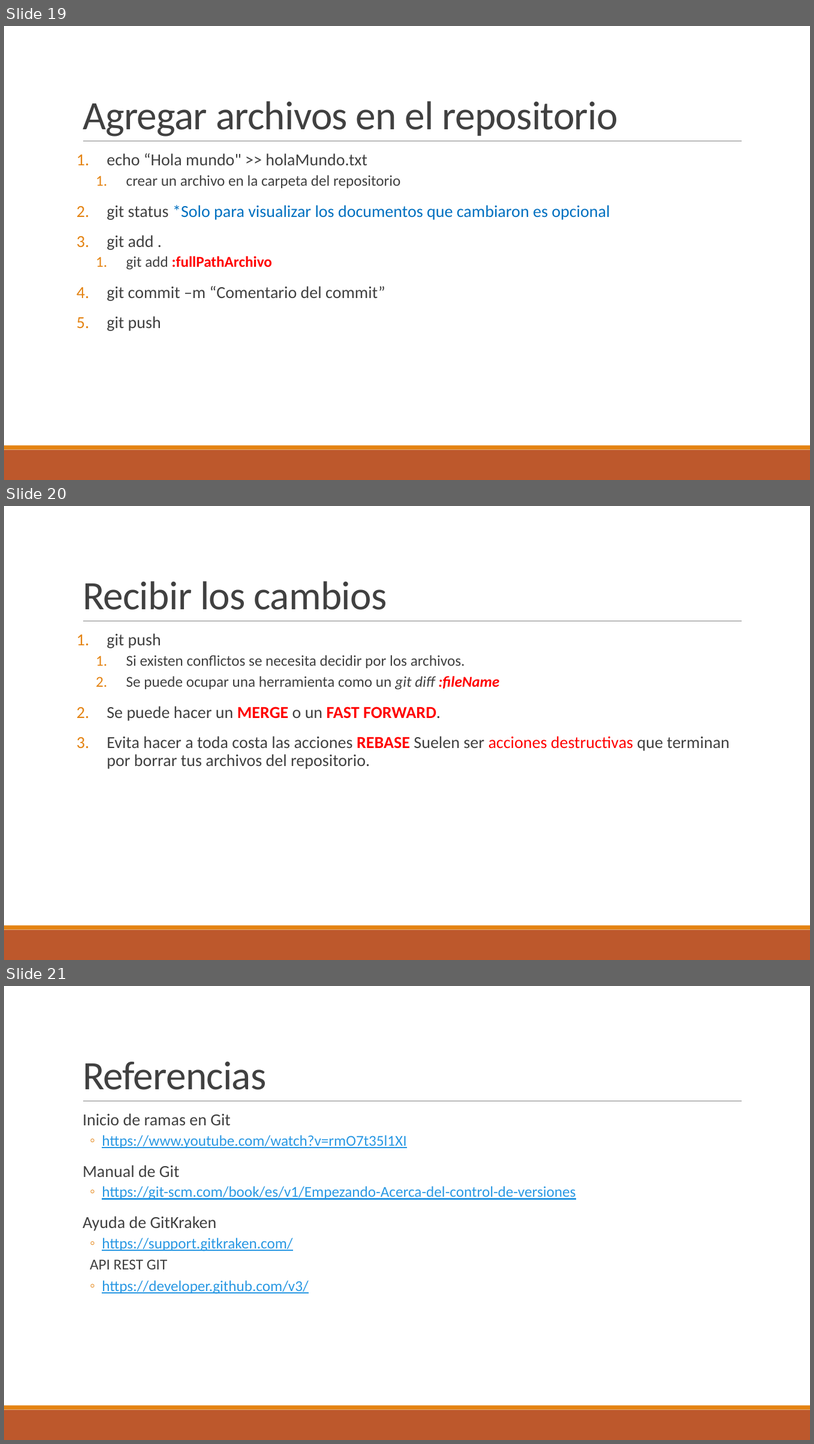
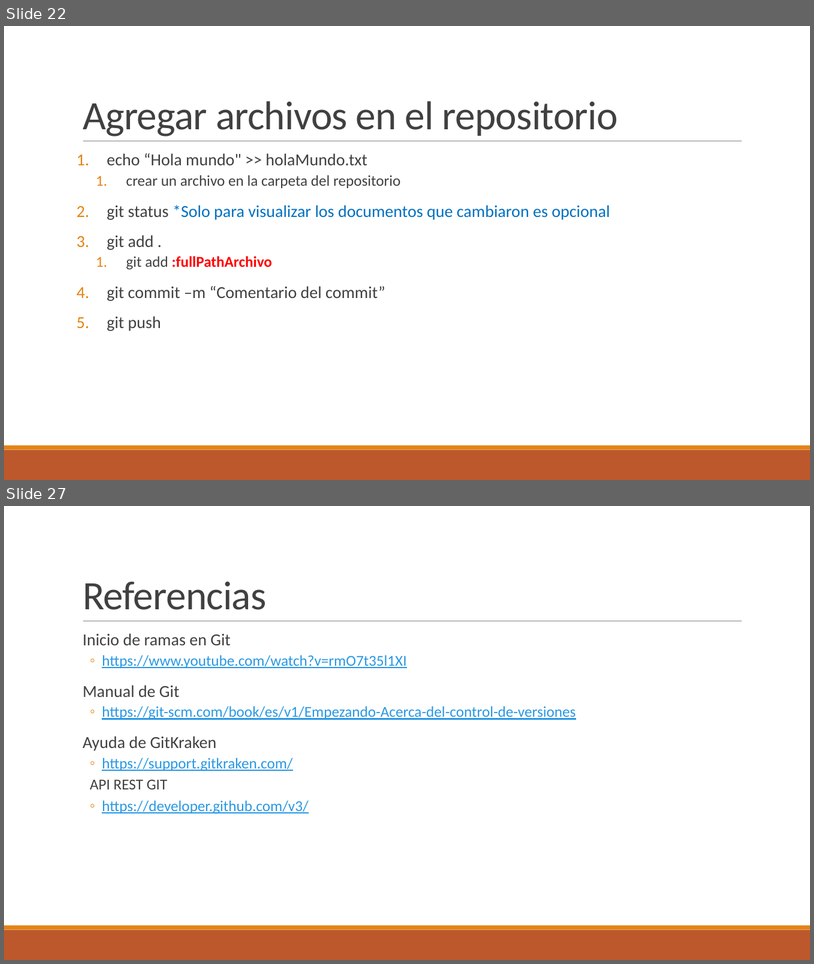
Before and after one commit to DuckHunter213/TutorialGit, a slide deck: Git.pptx. Shown one above the other, each under a label of ours: slides 19, 20 and 21 before the commit, slides 22 and 27 after it; the slides between them are not shown. The pictures are 814x1444 and 814x964 pixels, drawn with LibreOffice and Linux fonts; fonts in the diff are those of the drawing; background and template pictures are left out. Boxes give left, top, right and bottom in pixels: in the first picture for what was removed or moved away, otherwise in the second. Text is boxed around its words. In the diff, an @@ line names an element or a change of style, - is before the commit and + after.

Commit message:
Cambios para el inicio de la presentación

```diff
--- a/Git.pptx
+++ b/Git.pptx
@@ slide 20 removed at bbox=[4, 506, 810, 960], background #FFFFFF; not listed: 3 template elements that a slide beside it also shows @@
@@ title removed at bbox=[83, 581, 387, 610] @@
-Recibir los cambios
@@ text removed at bbox=[107, 633, 730, 769] @@
-1. git push
-  1. Si existen conflictos se necesita decidir por los archivos.
-  2. Se puede ocupar una herramienta como un git diff :fileName
-2. Se puede hacer un MERGE o un FAST FORWARD.
-3. Evita hacer a toda costa las acciones REBASE Suelen ser acciones destructivas que terminan por borrar tus archivos del repositorio.
@@ what was slide 19 is now slide 22 @@
@@ what was slide 21 is now slide 27 @@
```
Also in this commit, not shown: 1 slide changed, 7 slides added, 6 other files.
